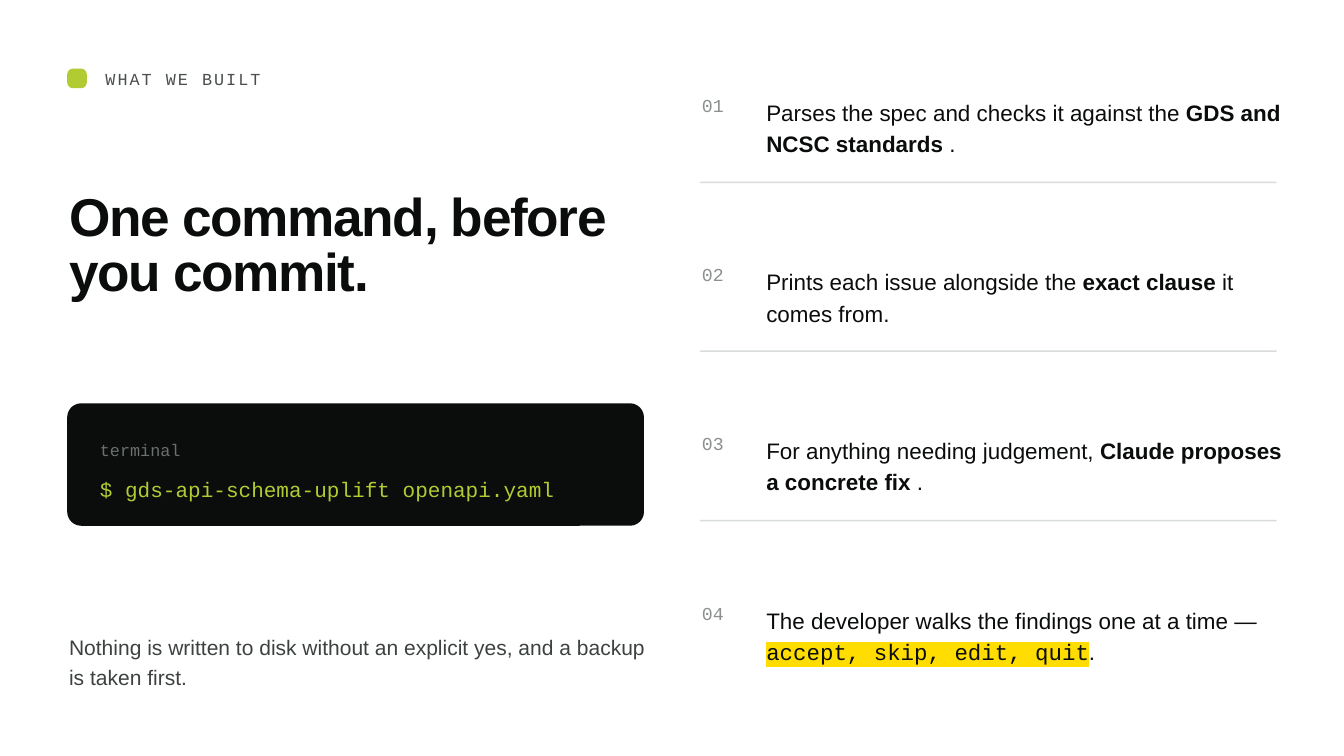
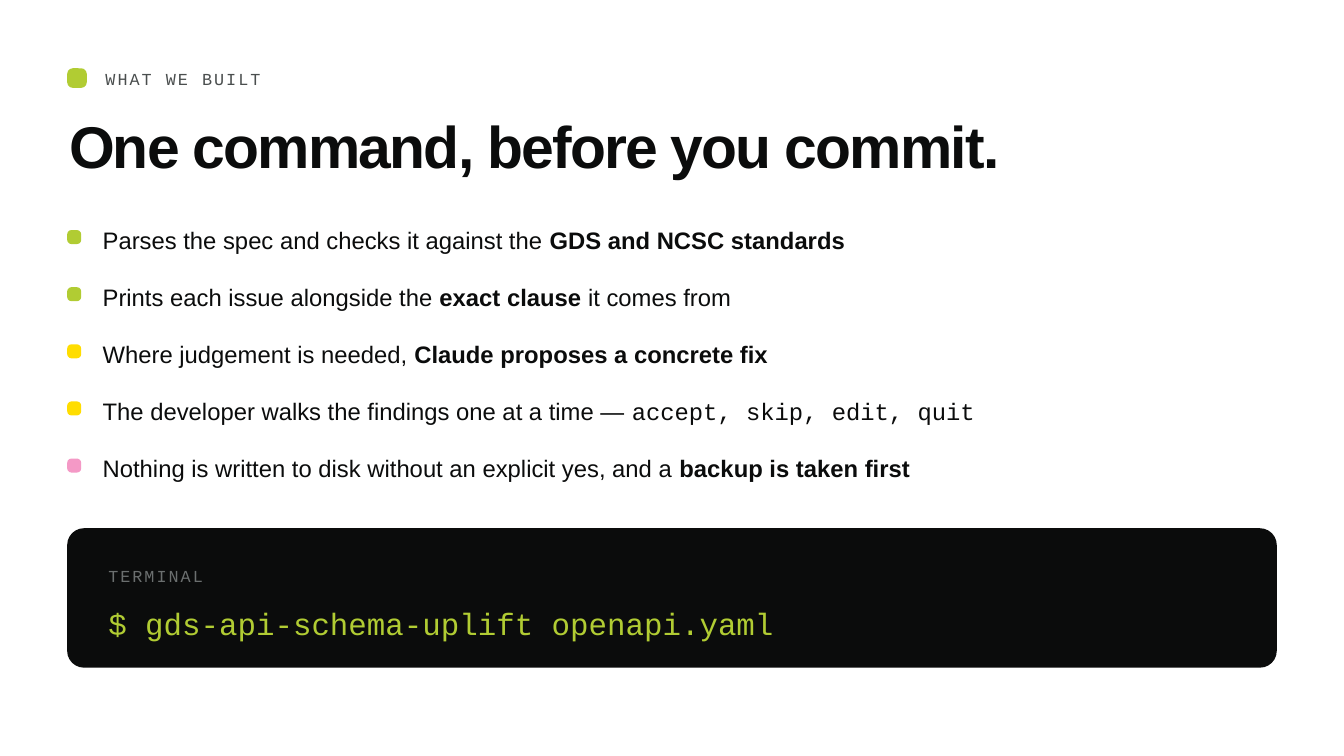
Before and after one commit to wilsonadenuga/pre-commit-gds-api-schema-checker, a slide deck: slide 3 of GDS_API_Schema_Checker.pptx. Drawn at 1344x756 pixels with LibreOffice and Linux fonts; fonts in the diff are those of the drawing. Boxes give left, top, right and bottom in pixels: in the first picture for what was removed or moved away, otherwise in the second. Text is boxed around its words. In the diff, an @@ line names an element or a change of style, - is before the commit and + after.

Commit message:
chore: update slides

```diff
--- a/GDS_API_Schema_Checker.pptx
+++ b/GDS_API_Schema_Checker.pptx
@@ text removed at [702, 100, 724, 112] @@
-01
@@ text "One command, before you commit.": place and size @@
-text "One command, before you commit." at [69, 197, 607, 301]
+text "One command, before you commit." at [69, 125, 1000, 179]
@@ text "One command, before you commit." at [69, 125, 1000, 179]: size 57 to 63 pt, letter spacing -1.4 to -1.9 pt; line spacing 0.85 to 0.84 @@
@@ rectangle removed at [700, 181, 1277, 183] @@
@@ rounded rectangle added at [67, 230, 81, 244], fill #B1CC33 @@
@@ text at [103, 231, 845, 254]: text changed; size 24 to 25.5 pt @@
-Parses the spec and checks it against the GDS and NCSC standards .
+Parses the spec and checks it against the GDS and NCSC standards
@@ text removed at [702, 269, 724, 281] @@
-02
@@ rounded rectangle added at [67, 287, 81, 301], fill #B1CC33 @@
@@ text at [103, 288, 731, 311]: text changed; size 24 to 25.5 pt @@
-Prints each issue alongside the exact clause it comes from.
+Prints each issue alongside the exact clause it comes from
@@ rounded rectangle added at [67, 344, 81, 358], fill #FFDD00 @@
@@ text at [103, 345, 768, 368]: text changed; size 24 to 25.5 pt; bold on @@
-For anything needing judgement, Claude proposes a concrete fix .
+Where judgement is needed, Claude proposes a concrete fix
@@ rectangle removed at [700, 351, 1277, 352] @@
@@ rounded rectangle removed at [67, 403, 644, 526] @@
@@ rounded rectangle added at [67, 401, 81, 415], fill #FFDD00 @@
@@ text at [103, 402, 975, 425]: text changed; size 24 to 25.5 pt @@
-The developer walks the findings one at a time — accept, skip, edit, quit.
+The developer walks the findings one at a time — accept, skip, edit, quit
@@ text removed at [702, 438, 724, 450] @@
-03
@@ rounded rectangle added at [67, 458, 81, 472], fill #F499C6 @@
@@ text at [103, 459, 910, 482]: text changed; size 22.5 to 25.5 pt; text colour #3D4141 to #0B0C0C @@
-Nothing is written to disk without an explicit yes, and a backup is taken first.
+Nothing is written to disk without an explicit yes, and a backup is taken first
@@ rounded rectangle added at [67, 528, 1277, 667], fill #0B0C0C @@
@@ rectangle removed at [700, 520, 1277, 521] @@
@@ text "$ gds-api-schema-uplift openapi.yaml": place and size @@
-text "$ gds-api-schema-uplift openapi.yaml" at [125, 482, 554, 502]
+text "$ gds-api-schema-uplift openapi.yaml" at [145, 613, 774, 642]
@@ text "$ gds-api-schema-uplift openapi.yaml" at [145, 613, 774, 642]: size 22.5 to 33 pt; line spacing 1.32 to 1.24 @@
@@ text at [108, 571, 203, 582]: text changed @@
-terminal
+TERMINAL
@@ text removed at [702, 608, 724, 620] @@
-04
```
Also in this commit, not shown: 6 other slides changed.
